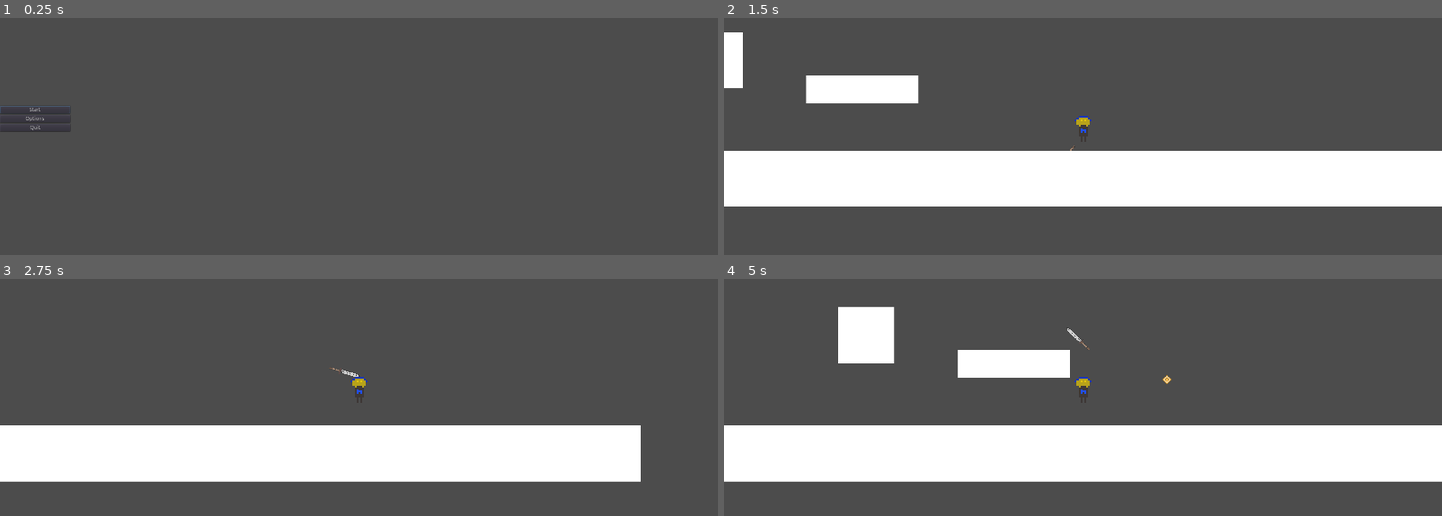
Above: before the commit, frames 1-4 (two rows, left to right).
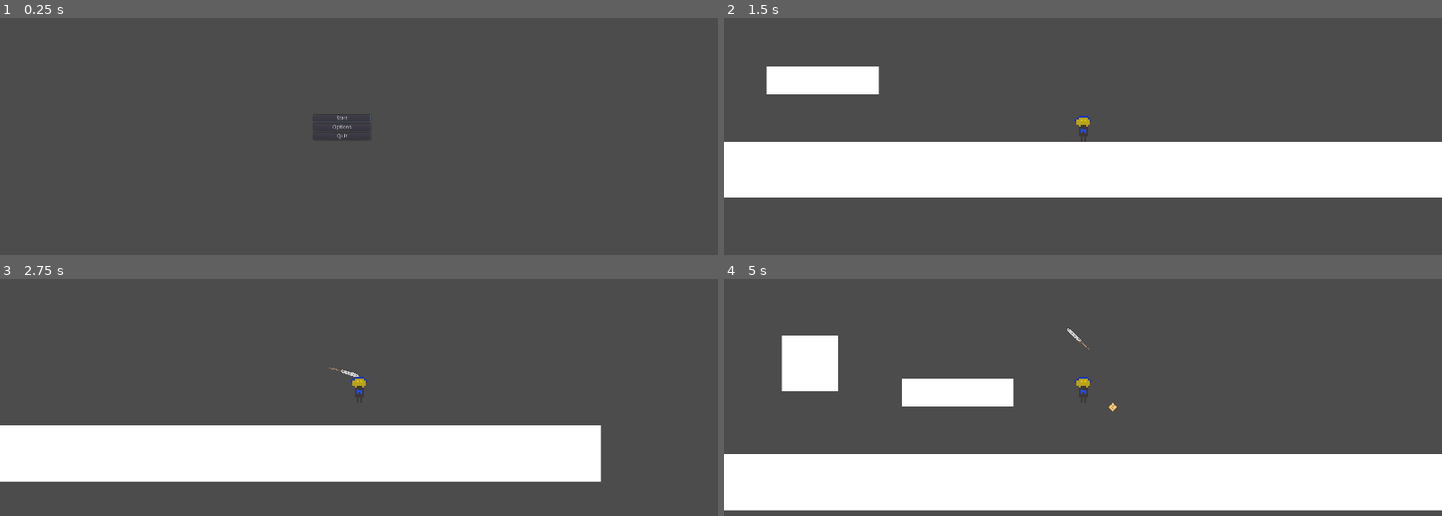
Above: after the commit, the same moments.

Repository: Lorem-Ipsum-Server-Place/GMTK2021-Game
Game: Godot game, scene res://Levels/Menu/MainMenu.tscn
Same seed, same stepped clock (60 frames per second), same inputs: the game is played once before the commit and once after it.
Inputs (mouse positions are in pixels of both pictures, inside the frame that each line leads up to):
- Up to frame 1 (0.25 s): no input
- Up to frame 2 (1.5 s): click "Start" at 0.5 s; tap Enter (ui_accept) at 1.25 s; move the mouse to (1047, 209) at 1.27 s; hold D (game_right) from 1.28 s (still down); click (1047, 209) at 1.35 s
- Up to frame 3 (2.75 s): keep holding D (game_right); tap Space (game_jump) at 1.52, 2.27 s; move the mouse to (574, 449) at 2.02 s; click (574, 449) at 2.1 s
- Up to frame 4 (5 s): move the mouse to (867, 328) at 2.77 s; release D (game_right) at 2.78 s; hold A (game_left) from 2.78 s (still down); click (867, 328) at 2.85 s; move the mouse to (1118, 390) at 3.52 s; click (1118, 390) at 3.6 s; tap Space (game_jump) at 3.77, 4.52 s; move the mouse to (975, 288) at 4.27 s; click (975, 288) at 4.35 s

The runs differ from the first frame. In frame 1, 0.2% of the frame differs, in the area x 0-52%, y 37-52%; in frame 2, 10%; in frame 3, 1.4%; in frame 4, 32%, in the area x 0-100%, y 11-98%.

Commit message:
Moving Menu

Diff:
--- a/Levels/Menu/MainMenu.tscn
+++ b/Levels/Menu/MainMenu.tscn
@@ -6,6 +6,10 @@
 anchor_top = 0.00140149
 anchor_right = 1.0
 anchor_bottom = 1.0014
+margin_left = 4.15015
+margin_top = -6.57687
+margin_right = 4.15015
+margin_bottom = -6.57678
 script = ExtResource( 1 )
 __meta__ = {
 "_edit_use_anchors_": false
@@ -14,27 +18,28 @@
 [node name="VBoxContainer" type="VBoxContainer" parent="."]
 anchor_top = 0.5
 anchor_bottom = 0.5
-margin_top = -63.0
-margin_right = 188.0
-margin_bottom = 34.0
+margin_left = 834.0
+margin_top = -32.9992
+margin_right = 988.0
+margin_bottom = 85.0008
 __meta__ = {
 "_edit_use_anchors_": false
 }
 
 [node name="Start" type="Button" parent="VBoxContainer"]
-margin_right = 188.0
+margin_right = 154.0
 margin_bottom = 20.0
 text = "Start"
 
 [node name="Options" type="Button" parent="VBoxContainer"]
 margin_top = 24.0
-margin_right = 188.0
+margin_right = 154.0
 margin_bottom = 44.0
 text = "Options"
 
 [node name="Quit" type="Button" parent="VBoxContainer"]
 margin_top = 48.0
-margin_right = 188.0
+margin_right = 154.0
 margin_bottom = 68.0
 text = "Quit"
 __meta__ = {
